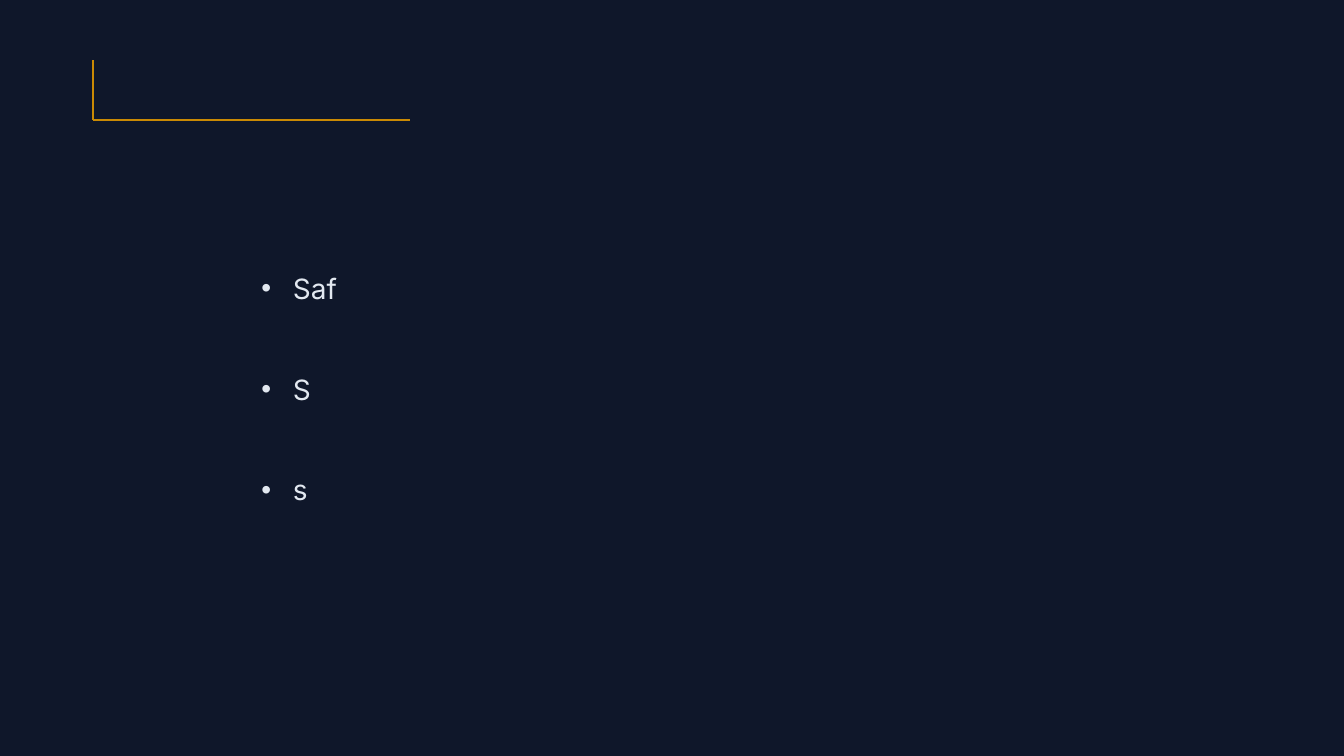
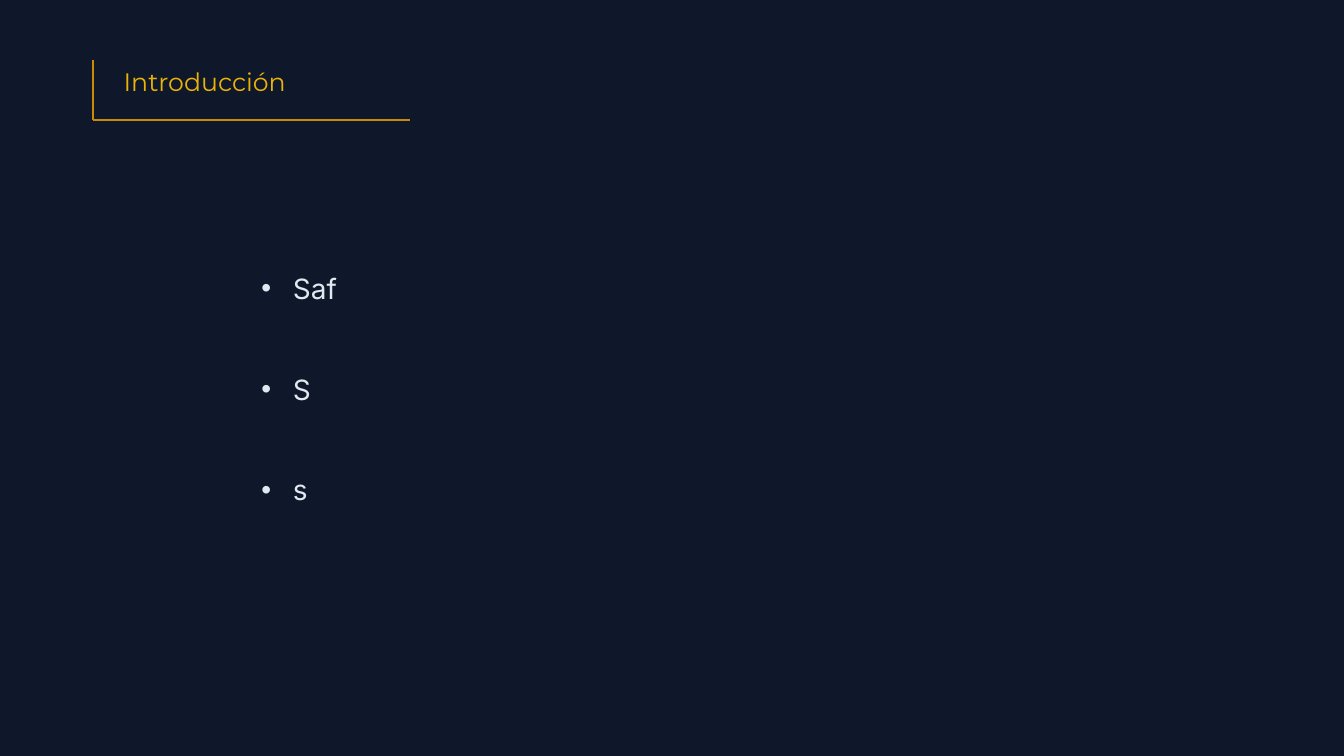
Before and after one commit to Volcos/AntonioVaras, a slide deck: slide 2 of Aldo Alberto Martinez Ordenes/PTY4614_Capstone_004D/Equipo/Fase 1/Evidencias Grupales/Presentación EventApp.pptx. Drawn at 1344x756 pixels with LibreOffice and Linux fonts; fonts in the diff are those of the drawing. Boxes give left, top, right and bottom in pixels: in the first picture for what was removed or moved away, otherwise in the second. Text is boxed around its words. In the diff, an @@ line names an element or a change of style, - is before the commit and + after.

```diff
--- a/Aldo Alberto Martinez Ordenes/PTY4614_Capstone_004D/Equipo/Fase 1/Evidencias Grupales/Presentación EventApp.pptx
+++ b/Aldo Alberto Martinez Ordenes/PTY4614_Capstone_004D/Equipo/Fase 1/Evidencias Grupales/Presentación EventApp.pptx
@@ text added at bbox=[124, 72, 286, 91], 18 pt, text #EAB308 @@
+Introducción
```
Also in this commit, not shown: 1 other slide changed, 10 slides added, 1 other file.
